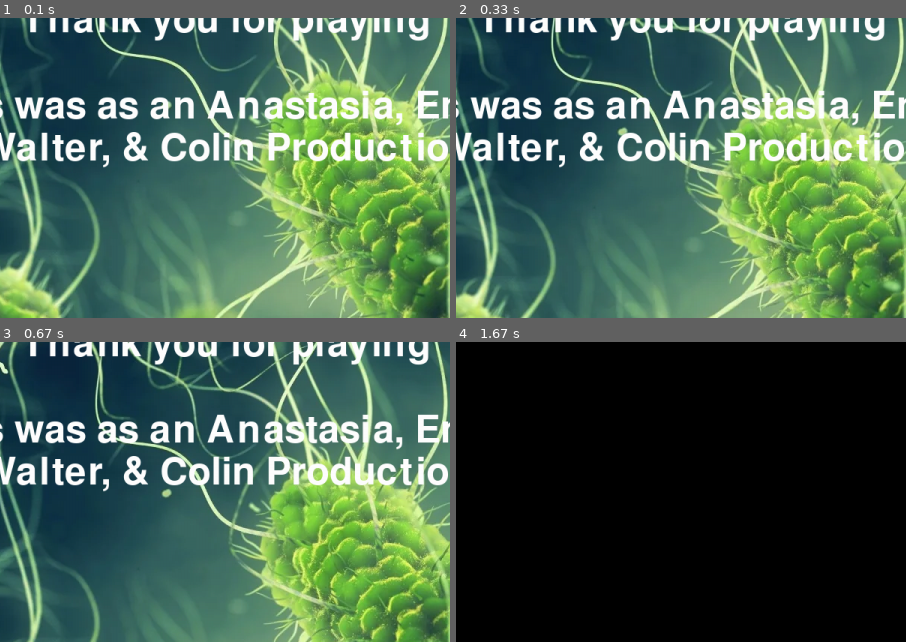
Above: before the commit, frames 1-4 (two rows, left to right).
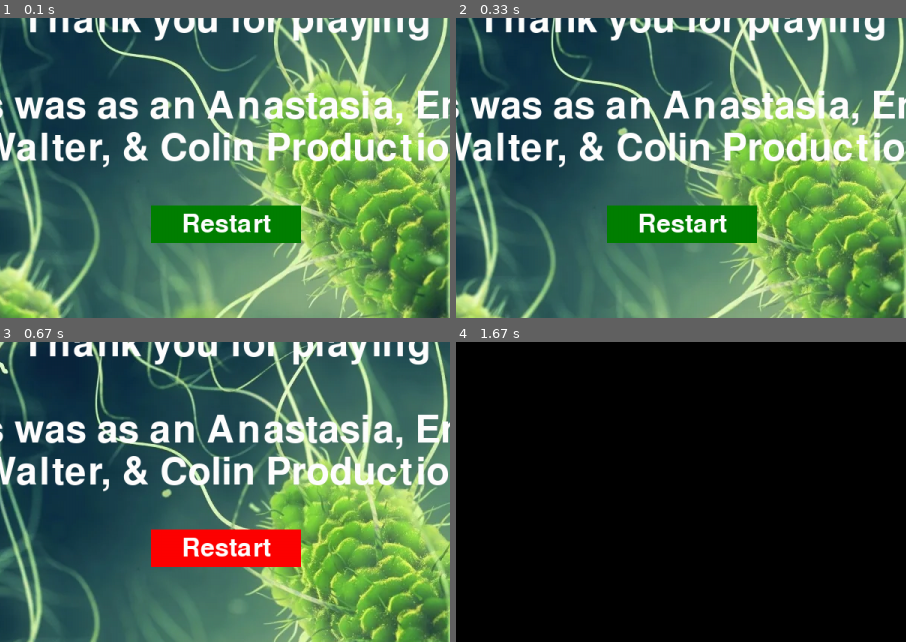
Above: after the commit, the same moments.

Repository: cmdcolin/ImmuneEscape
Game: pygame game, started from Pathogen_EndScreen.py
Two runs of this game, one before a commit and one after it. Both use one fixed random seed, a clock stepped at 60 frames per second and the inputs below.
Inputs (mouse positions are % of the whole screen's width and height, from its top left):
- Up to frame 1 (0.1 s): no input
- Up to frame 2 (0.33 s): no input
- Up to frame 3 (0.67 s): click (50, 84) at 0.38 s, where only the run after the commit has a clickable "Restart"
- Up to frame 4 (1.67 s): click (51, 56) at 0.72 s; tap Enter at 1.5 s
The pictures show only the part of the screen within x 25-75%, y 50-100%; the shares and areas given below are measured in that part.

The runs differ from the first frame. In frame 1, 4.2% of the frame differs, in the area x 33-67%, y 62-75%; in frame 2, 4.2%; in frame 3, 4.2%; in frame 4, nothing differs.

Commit message:
added a restart button

Diff:
--- a/Pathogen_EndScreen.py
+++ b/Pathogen_EndScreen.py
@@ -19,6 +19,8 @@
 #make the viriable for sound.
 doomsound = pygame.mixer.Sound('data/doom.wav')
 
+##### Fonts
+restar_button_font = pygame.font.SysFont(None, 50)
 
 class Background():
       def __init__(self):
@@ -44,6 +46,41 @@
       def render(self, surface):
          surface.blit(self.bgimage, (self.bgX1, self.bgY1))
          surface.blit(self.bgimage, (self.bgX2, self.bgY2))
+
+class RestartButton:
+    # Initializes the button with its properties
+    def __init__(self, text, x, y, width, height, color, hover_color, font, font_color):
+        self.text = text  # The text displayed on the button
+        self.x = x
+        self.y = y
+        self.width = width
+        self.height = height
+        self.color = color
+        self.hover_color = hover_color
+        self.font = font
+        self.font_color = font_color
+        self.rect = pygame.Rect(x, y, width, height)
+
+    # Draws the button on the screen
+    def draw(self, surface):
+        mouse_pos = pygame.mouse.get_pos()  # Get the current position of the mouse. the mouse position on the screen
+        if self.rect.collidepoint(mouse_pos):
+            pygame.draw.rect(surface, self.hover_color, self.rect)  #The hover color
+        else:
+            pygame.draw.rect(surface, self.color, self.rect)  # the button without the hover colore
+
+        # the buttons text
+        text_surface = self.font.render(self.text, True, self.font_color)
+        # this centers the button on the game sureface
+        text_rect = text_surface.get_rect(center=self.rect.center)
+        # puts the text on the button
+        surface.blit(text_surface, text_rect)
+
+    def mouse(self, event):
+        if event.type == pygame.MOUSEBUTTONDOWN and event.button == 1:
+            if self.rect.collidepoint(event.pos):
+                return True
+        return False
 
 # Helper function to draw multi-line text
 def draw_multiline_text(surface, text, font, color, pos, line_spacing=5):
@@ -72,6 +109,9 @@
 
 doomsound.play(-1, 0) #plays the music
 
+# Creates the "Enter" button with its properties the hight variable positions the button on the screen
+Restart_button = RestartButton("Restart", width // 2 - 100, height - 150, 200, 50, (0, 128, 0), (255, 0, 0), restar_button_font, (255, 255, 255))
+
 # Game end screen loop
 end_screen = True
 while end_screen:
@@ -82,6 +122,9 @@
 
     # Draw multi-line text at the center of the screen
     draw_multiline_text(screen, text, font, (255, 255, 255), (0, 0))
+
+    #Places the enter button created above into the game loop
+    Restart_button.draw(screen)
 
     # Event handling
     for event in pygame.event.get():
